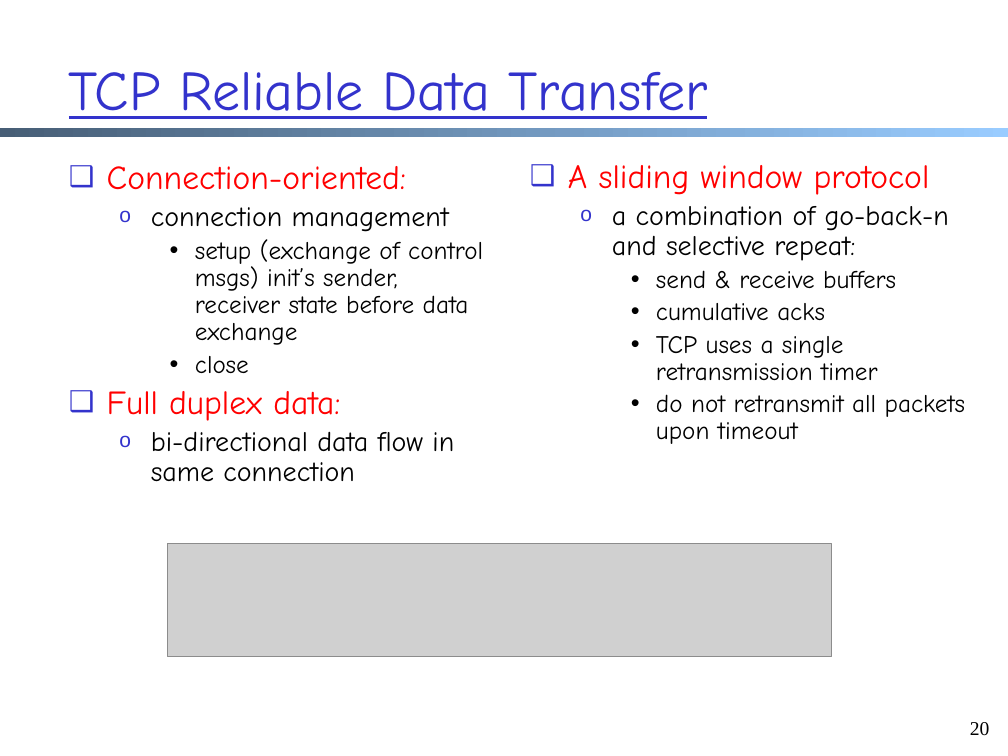
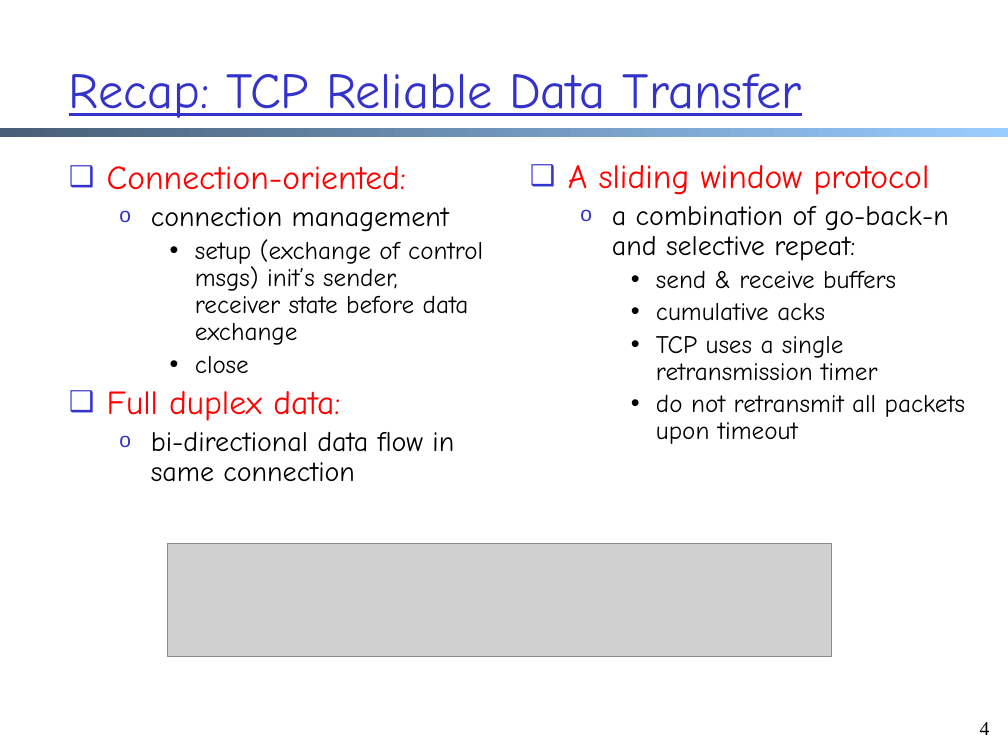
Before and after one commit to xiangq27/xiangq27.github.io, a slide deck: slide 4 of courses/cnns-xmuf21/files/lectures/transport-cc-aimd-reno.pptx (slide 20 before the commit). Drawn at 1008x756 pixels with LibreOffice and Linux fonts; fonts in the diff are those of the drawing; grey boxes stand for pictures. Boxes give left, top, right and bottom in pixels: in the first picture for what was removed or moved away, otherwise in the second. Text is boxed around its words. In the diff, an @@ line names an element or a change of style, - is before the commit and + after.

```diff
--- a/courses/cnns-xmuf21/files/lectures/transport-cc-aimd-reno.pptx
+++ b/courses/cnns-xmuf21/files/lectures/transport-cc-aimd-reno.pptx
@@ title at (69, 73, 802, 118): text changed; size 40 to 36 pt @@
-TCP Reliable Data Transfer
+Recap: TCP Reliable Data Transfer
@@ page number at (980, 722, 990, 735): text changed @@
-20
+4
```
Also in this commit, not shown: 29 other slides changed, 5 slides added, 30 slides removed, 13 other files.
